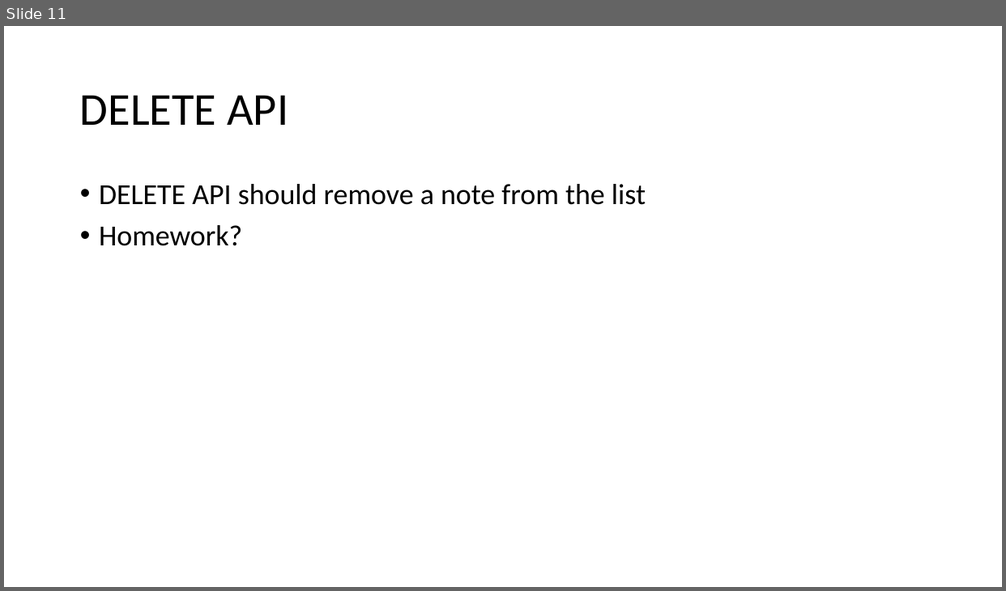
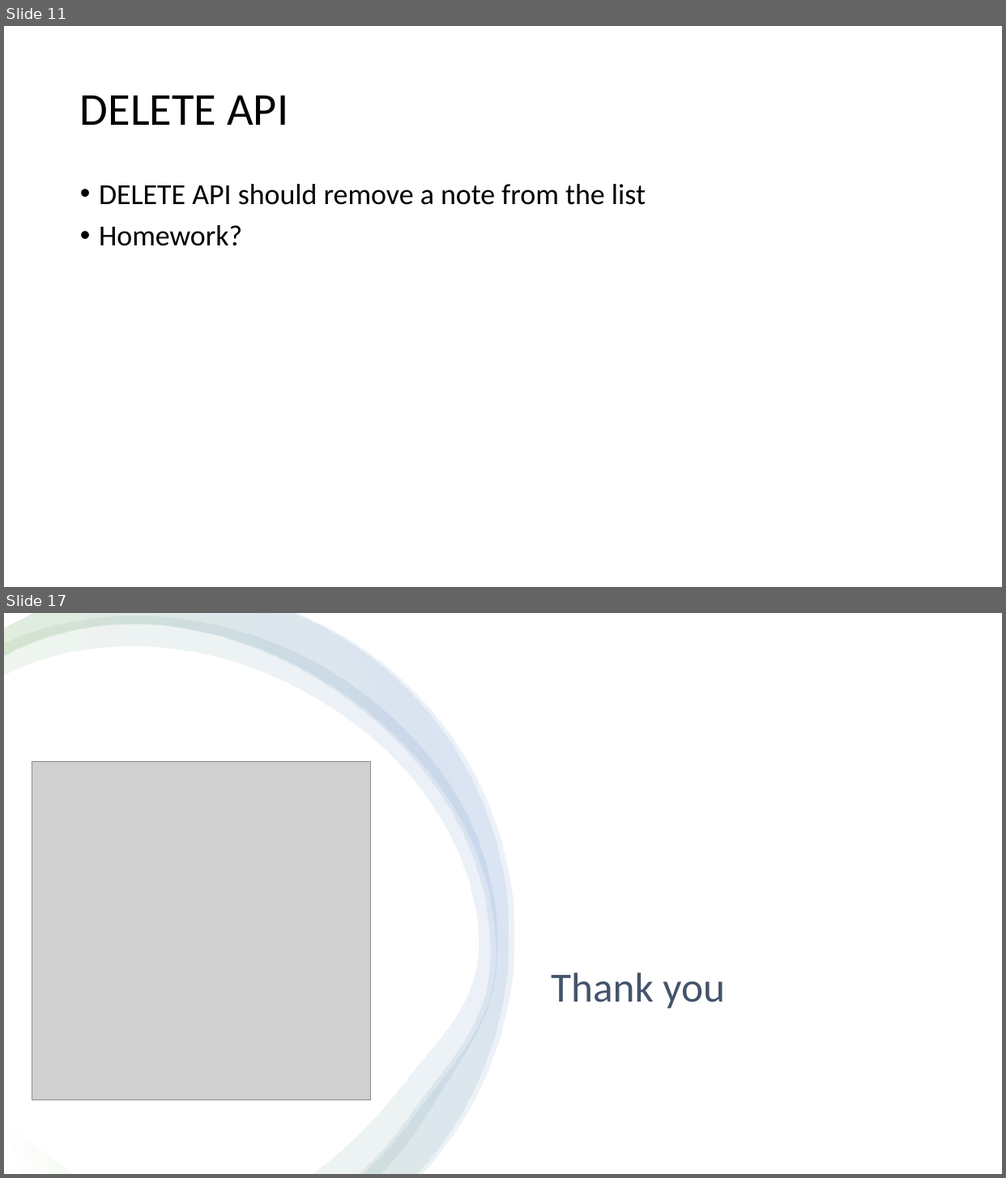
Before and after one commit to papajohn-uop/ADVANCED_PROGRAMMING_TECHNIQUES, a slide deck: Course.pptx. Shown one above the other, each under a label of ours: slide 11 before the commit, slides 11 and 17 after it; the slides between them are not shown. The pictures are 1006x591 and 1006x1178 pixels, drawn with LibreOffice and Linux fonts; fonts in the diff are those of the drawing; grey boxes stand for pictures. Boxes give left, top, right and bottom in pixels: in the first picture for what was removed or moved away, otherwise in the second. Text is boxed around its words. In the diff, an @@ line names an element or a change of style, - is before the commit and + after.

```diff
--- a/Course.pptx
+++ b/Course.pptx
@@ slide 17 added at [4,613,1002,1174], background #FFFFFF @@
@@ rectangle added at [4,613,1002,1174], fill #FFFFFF @@
@@ freeform shape added at [4,616,497,1174], fill gradient #FFFFFF to #70AD47 to #4472C4 @@
@@ freeform shape added at [4,613,509,1174], fill gradient #FFFFFF to #70AD47 to #4472C4 @@
@@ freeform shape added at [4,613,514,1174], fill gradient #FFFFFF to #70AD47 to #4472C4 @@
@@ picture added at [32,762,371,1101] @@
@@ title added at [551,973,725,1009], 40 pt, text #44546A @@
+Thank you
```
Also in this commit, not shown: 2 slides changed, 6 other slides added, 1 slide removed.
